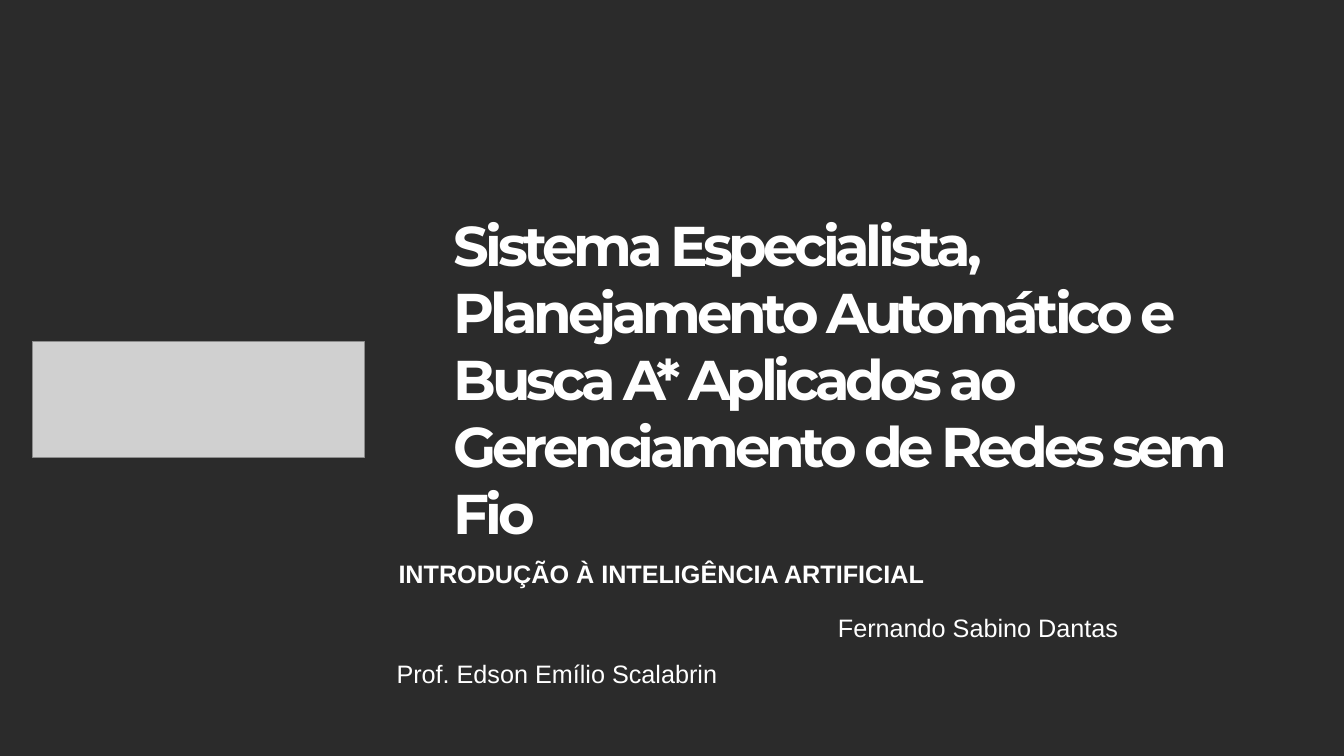
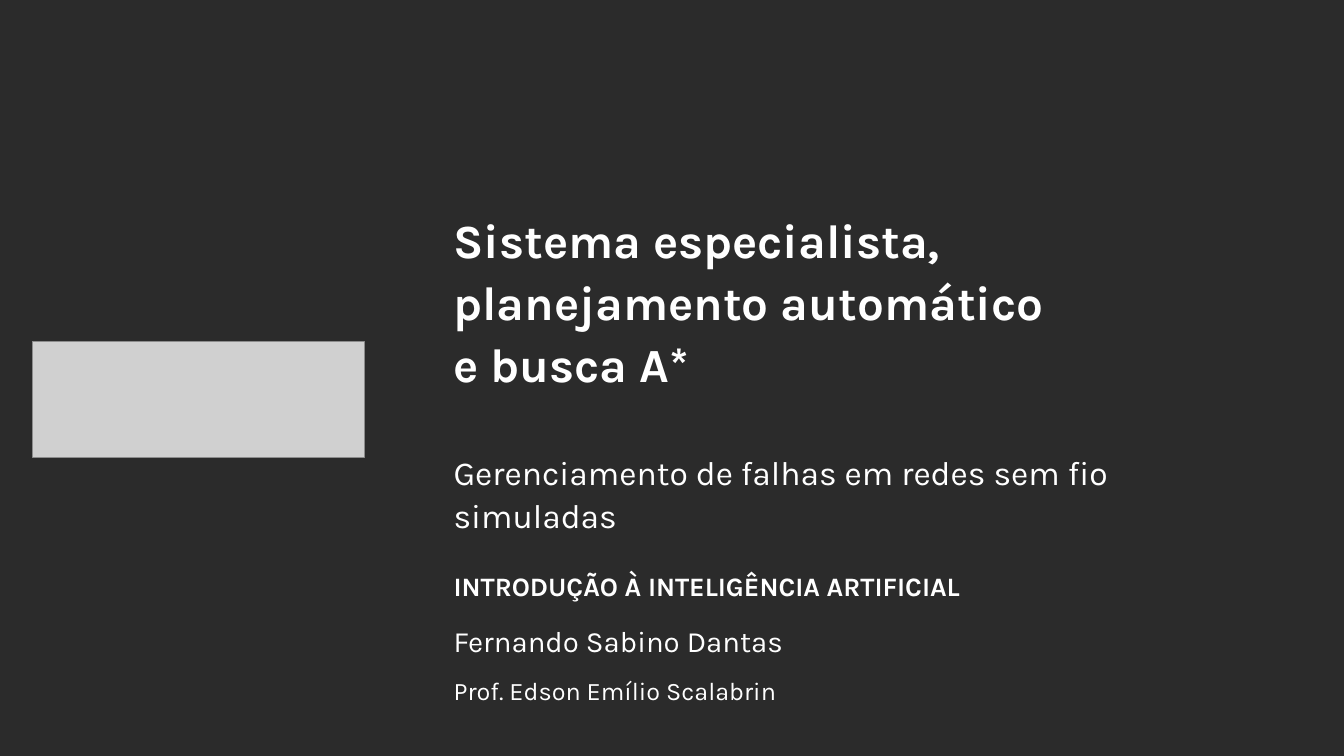
Before and after one commit to fsd-dantas/ai4systems, a slide deck: slide 1 of docs/presentation/mini-systems-presentation.pptx. Drawn at 1344x756 pixels with LibreOffice and Linux fonts; fonts in the diff are those of the drawing; grey boxes stand for pictures; background and template pictures are left out; a plain dark background stands for a picture behind light text. Boxes give left, top, right and bottom in pixels: in the first picture for what was removed or moved away, otherwise in the second. Text is boxed around its words. In the diff, an @@ line names an element or a change of style, - is before the commit and + after.

```diff
--- a/docs/presentation/mini-systems-presentation.pptx
+++ b/docs/presentation/mini-systems-presentation.pptx
@@ text "Sistema especialista," at [454, 224, 1044, 383]: vertical alignment middle to top @@
@@ text at [454, 224, 1044, 383]: text changed; size 40 to 34 pt; font Montserrat to Karla @@
-Sistema Especialista, Planejamento Automático e Busca A* Aplicados ao Gerenciamento de Redes sem Fio
+Sistema especialista,
+planejamento automático
+e busca A*
@@ text added at [454, 462, 1108, 529], 24 pt, text #FFFFFF @@
+Gerenciamento de falhas em redes sem fio simuladas
@@ text "INTRODUÇÃO À INTELIGÊNCIA ARTIFICIAL": place and size @@
-text "INTRODUÇÃO À INTELIGÊNCIA ARTIFICIAL" at [399, 563, 924, 589]
+text "INTRODUÇÃO À INTELIGÊNCIA ARTIFICIAL" at [454, 572, 960, 602]
@@ text "INTRODUÇÃO À INTELIGÊNCIA ARTIFICIAL" at [454, 572, 960, 602]: size 18 to 19 pt, font Arial to Karla; line spacing 0.9 to 1.08; less space between paragraphs @@
@@ text "Fernando Sabino Dantas": place and size @@
-text "Fernando Sabino Dantas" at [838, 618, 1118, 638]
+text "Fernando Sabino Dantas" at [454, 632, 783, 653]
@@ text "Fernando Sabino Dantas" at [454, 632, 783, 653]: size 18 to 21 pt, font Arial to Karla; alignment right to left; line spacing 0.9 to 1.08; less space between paragraphs @@
@@ text "Prof. Edson Emílio Scalabrin": place and size @@
-text "Prof. Edson Emílio Scalabrin" at [397, 664, 717, 684]
+text "Prof. Edson Emílio Scalabrin" at [454, 681, 776, 701]
@@ text "Prof. Edson Emílio Scalabrin" at [454, 681, 776, 701]: font Arial to Karla; line spacing 0.9 to 1.08; less space between paragraphs @@
```
Also in this commit, not shown: 56 slides added, 20 slides removed, 8 other files.
